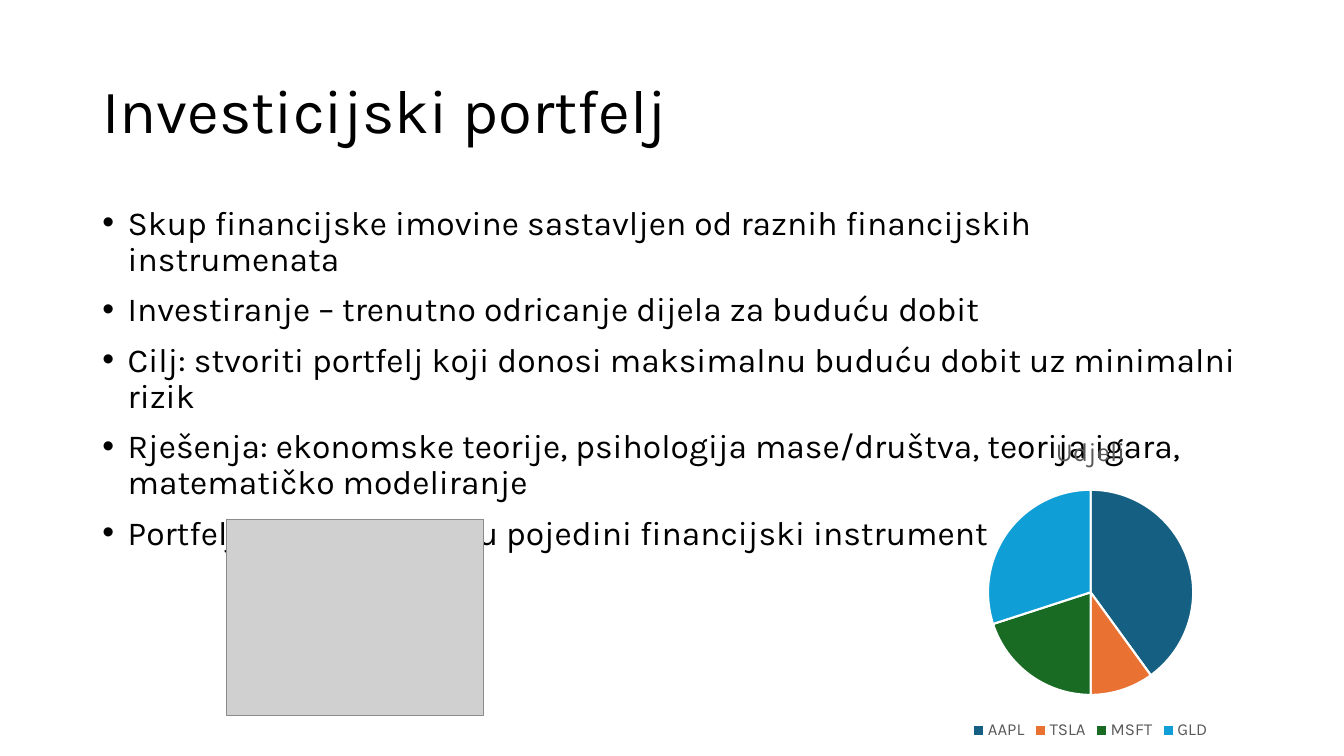
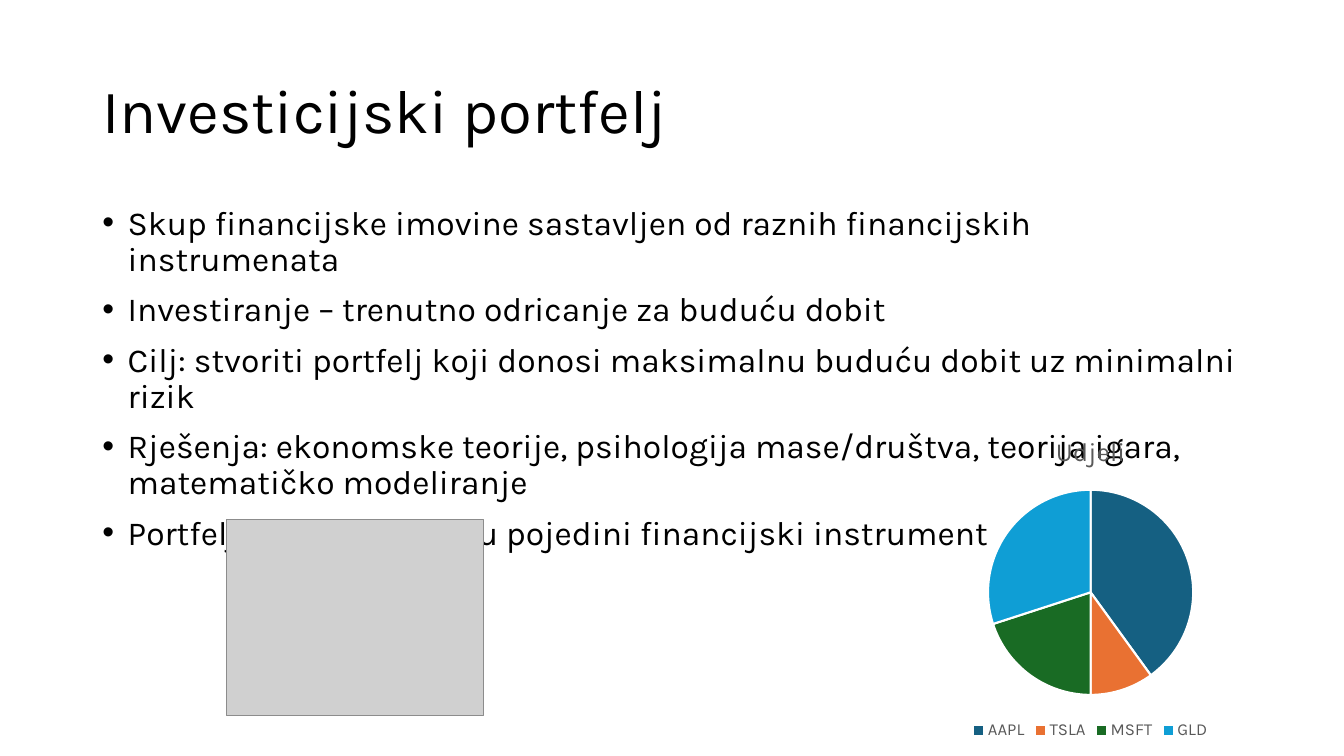
Before and after one commit to IvanDzanija/PortfolioSimulator, a slide deck: slide 3 of Preza.pptx. Drawn at 1344x756 pixels with LibreOffice and Linux fonts; fonts in the diff are those of the drawing; grey boxes stand for pictures. Boxes give left, top, right and bottom in pixels: in the first picture for what was removed or moved away, otherwise in the second. Text is boxed around its words. In the diff, an @@ line names an element or a change of style, - is before the commit and + after.

```diff
--- a/Preza.pptx
+++ b/Preza.pptx
@@ text at <box>128,295,886,330</box>: text changed @@
-• Investiranje – trenutno odricanje dijela za buduću dobit
+• Investiranje – trenutno odricanje za buduću dobit
```
Also in this commit, not shown: 2 other slides changed, 3 slides added.
